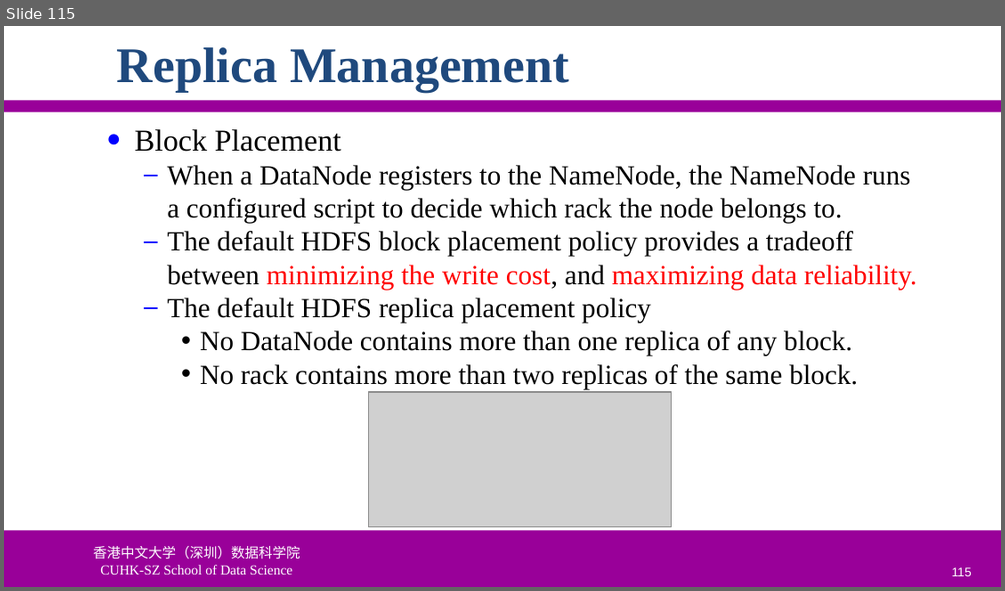
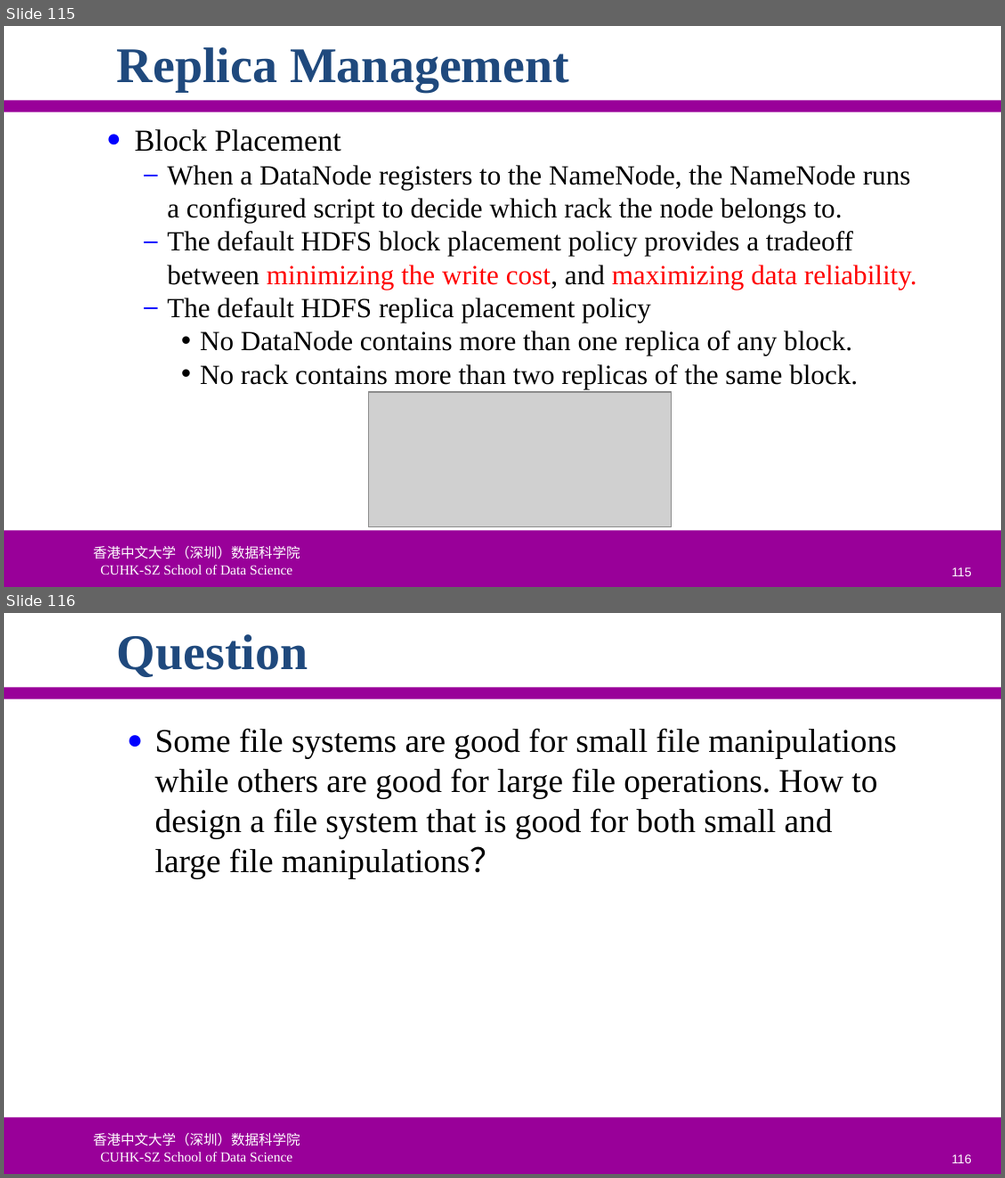
Before and after one commit to ychung1103/ychung1103.github.io, a slide deck: Slides/CSC6103/VT-05 Storage Virtualization.pptx. Shown one above the other, each under a label of ours: slide 115 before the commit, slides 115 and 116 after it. The pictures are 1005x591 and 1005x1178 pixels, drawn with LibreOffice and Linux fonts; fonts in the diff are those of the drawing; grey boxes stand for pictures; background and template pictures are left out. Boxes give left, top, right and bottom in pixels: in the first picture for what was removed or moved away, otherwise in the second. Text is boxed around its words. In the diff, an @@ line names an element or a change of style, - is before the commit and + after.

```diff
--- a/Slides/CSC6103/VT-05 Storage Virtualization.pptx
+++ b/Slides/CSC6103/VT-05 Storage Virtualization.pptx
@@ slide 116 added at (x1=4, y1=613, x2=1001, y2=1174), background #FFFFFF; not listed: 4 template elements that a slide beside it also shows @@
@@ title added at (x1=117, y1=634, x2=308, y2=677), 36 pt, text #1F497D, bold @@
+Question
@@ text added at (x1=155, y1=728, x2=896, y2=878), 24 pt, text #000000 @@
+● Some file systems are good for small file manipulations while others are good for large file operations. How to design a file system that is good for both small and large file manipulations？
@@ page number added at (x1=952, y1=1154, x2=971, y2=1163), 9 pt, text #FFFFFF @@
+116
```
Also in this commit, not shown: 12 slides changed.
